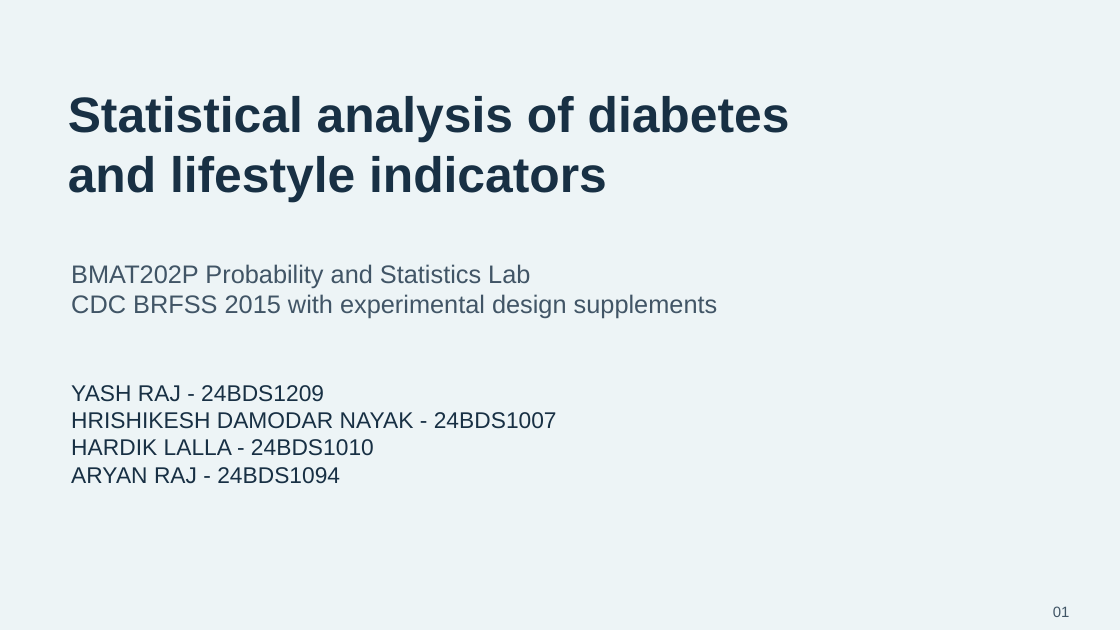
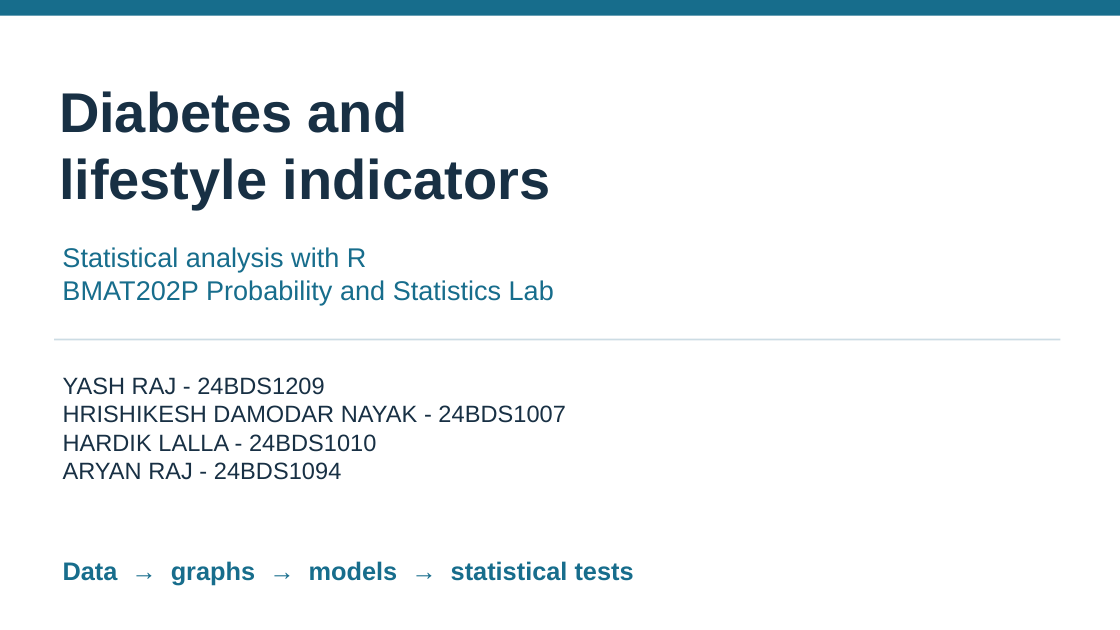
Before and after one commit to aryan8678/Maths-lab-project, a slide deck: slide 1 of submission/Diabetes_Statistics_Presentation.pptx. Drawn at 1120x630 pixels with LibreOffice and Linux fonts; fonts in the diff are those of the drawing. Boxes give left, top, right and bottom in pixels: in the first picture for what was removed or moved away, otherwise in the second. Text is boxed around its words. In the diff, an @@ line names an element or a change of style, - is before the commit and + after.

```diff
--- a/submission/Diabetes_Statistics_Presentation.pptx
+++ b/submission/Diabetes_Statistics_Presentation.pptx
@@ background #EDF4F6 to #FFFFFF @@
@@ rectangle added at box(0, 0, 1120, 16), fill #176D8C @@
@@ text at box(59, 91, 550, 209): text changed; size 42.8 to 48 pt @@
-Statistical analysis of diabetes
-and lifestyle indicators
+Diabetes and
+lifestyle indicators
@@ text "Statistical analysis with R": place and size @@
-text "Statistical analysis with R" at box(71, 264, 718, 319)
+text "Statistical analysis with R" at box(62, 247, 554, 305)
@@ text at box(62, 247, 367, 272): paragraph added @@
+Statistical analysis with R
@@ text at box(62, 280, 554, 305): size 21.8 to 23.2 pt, text colour #415566 to #176D8C in "BMAT202P Probability and Statistics Lab" @@
@@ text at box(71, 294, 718, 319): paragraph removed @@
-CDC BRFSS 2015 with experimental design supplements
@@ rectangle added at box(55, 339, 1061, 340), fill #CCDCE4 @@
@@ text "YASH RAJ - 24BDS1209": place and size @@
-text "YASH RAJ - 24BDS1209" at box(71, 385, 557, 484)
+text "YASH RAJ - 24BDS1209" at box(63, 377, 565, 480)
@@ text "YASH RAJ - 24BDS1209" at box(63, 377, 565, 480): size 19.5 to 20.2 pt @@
@@ text added at box(63, 561, 634, 586), 21.8 pt, text #176D8C, bold @@
+Data → graphs → models → statistical tests
@@ text removed at box(1053, 606, 1070, 617) @@
-01
```
Also in this commit, not shown: 1 other slide changed, 9 slides added, 23 slides removed, 16 other files.
